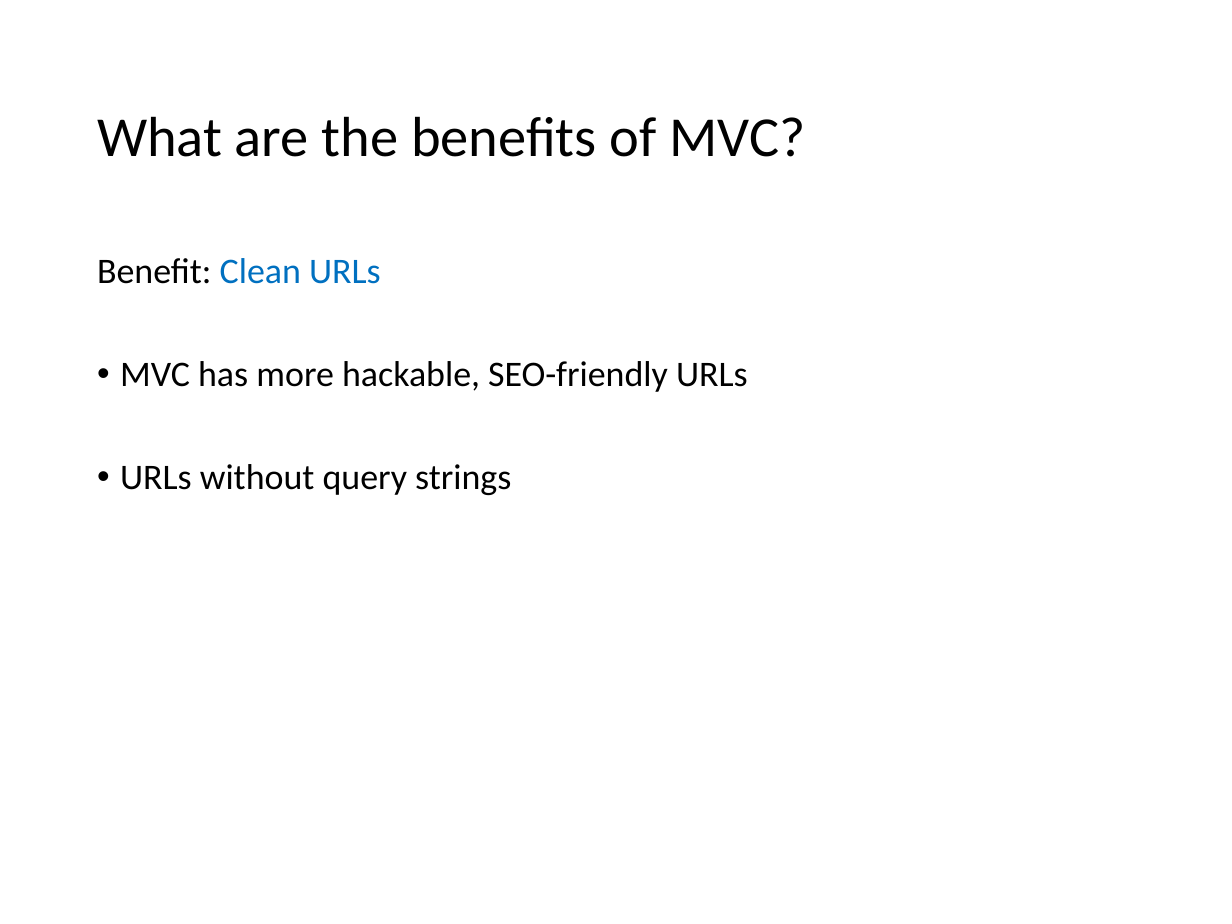
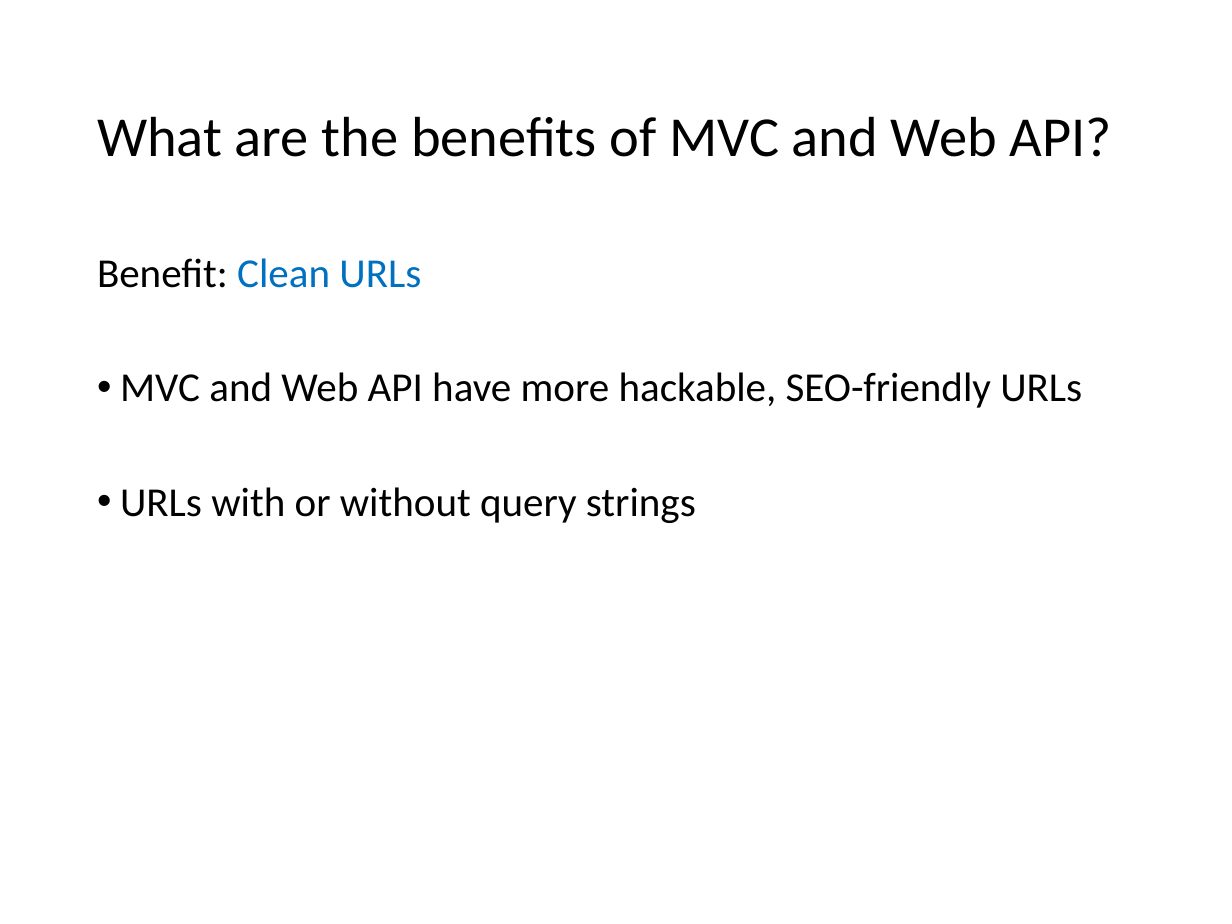
Before and after one commit to VolareSoftware/Presentations, a slide deck: slide 25 of Intro to MVC and Web API - Denver Dev Days/Introduction to MVC and Web API.pptx (slide 19 before the commit). Drawn at 1232x924 pixels with LibreOffice and Linux fonts; fonts in the diff are those of the drawing. Boxes give left, top, right and bottom in pixels: in the first picture for what was removed or moved away, otherwise in the second. Text is boxed around its words. In the diff, an @@ line names an element or a change of style, - is before the commit and + after.

```diff
--- a/Intro to MVC and Web API - Denver Dev Days/Introduction to MVC and Web API.pptx
+++ b/Intro to MVC and Web API - Denver Dev Days/Introduction to MVC and Web API.pptx
@@ title at (97, 116, 1112, 157): text changed @@
-What are the benefits of MVC?
+What are the benefits of MVC and Web API?
@@ text at (97, 258, 421, 288): size 21 to 24 pt in "Benefit: Clean URLs" @@
@@ text at (120, 372, 1082, 523): text changed; size 21 to 24 pt @@
-• MVC has more hackable, SEO-friendly URLs
-• URLs without query strings
+• MVC and Web API have more hackable, SEO-friendly URLs
+• URLs with or without query strings
```
Also in this commit, not shown: 17 other slides changed, 8 slides added, 2 slides removed, 1 other file.
